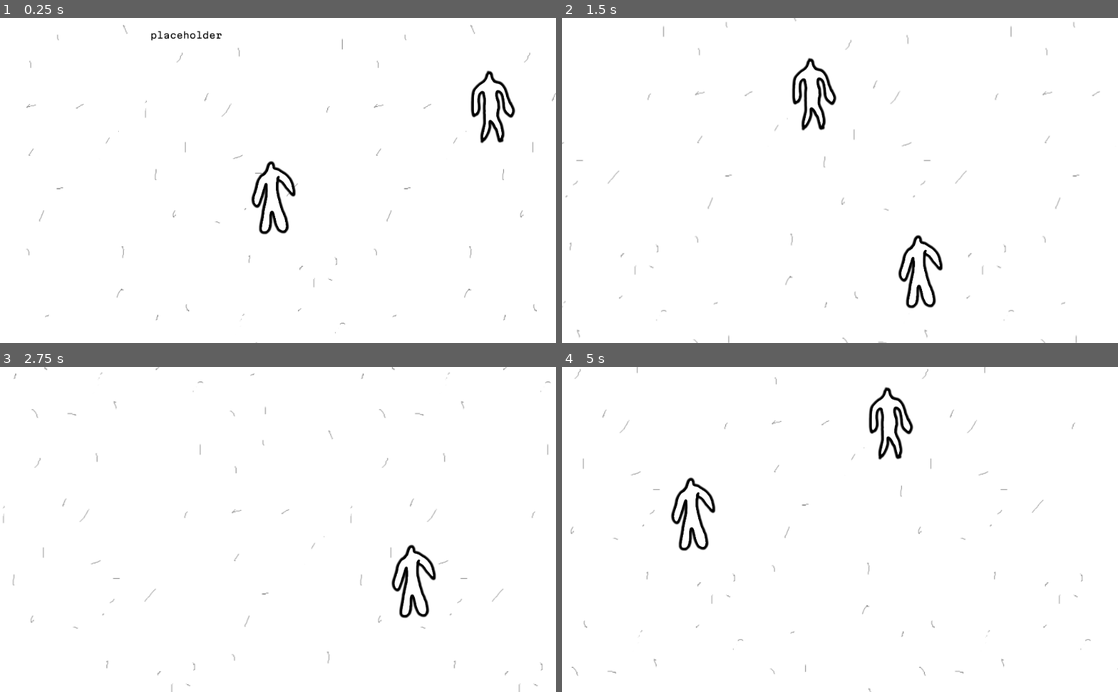
Above: before the commit, frames 1-4 (two rows, left to right).
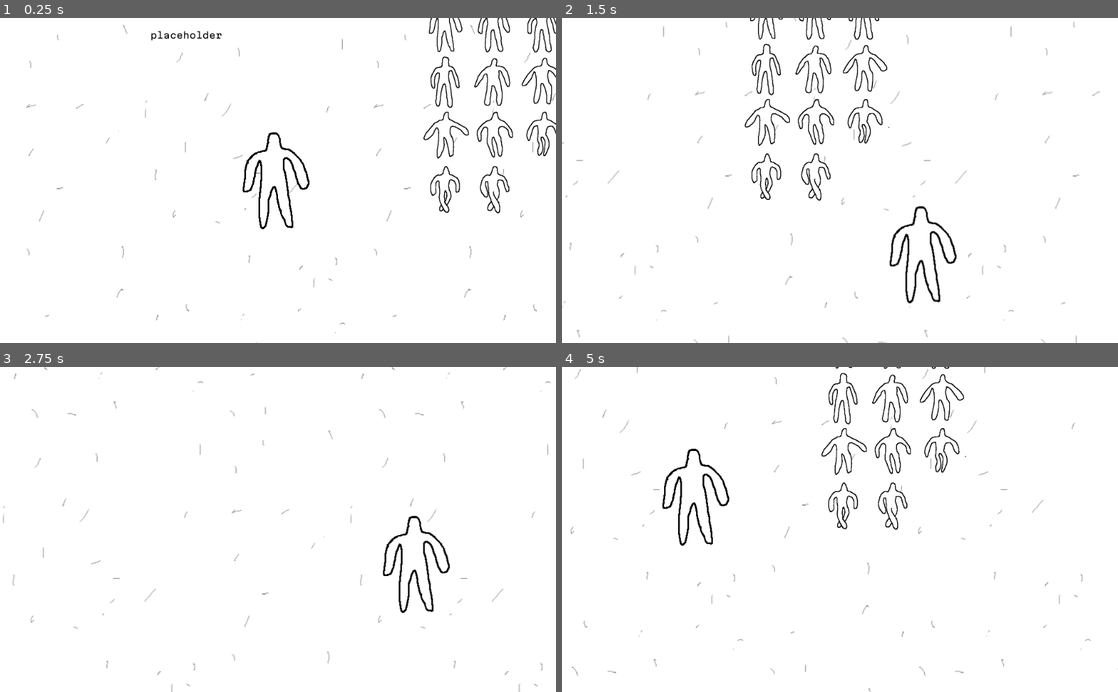
Above: after the commit, the same moments.

Repository: glitchcore/summon_55
Game: Godot game, scene res://Game.tscn
Same seed, same stepped clock (60 frames per second), same inputs: the game is played once before the commit and once after it.
Inputs (mouse positions are in pixels of both pictures, inside the frame that each line leads up to):
- Up to frame 1 (0.25 s): no input
- Up to frame 2 (1.5 s): tap Enter at 0.5 s; move the mouse to (962, 164) at 0.52 s; hold Right (ui_right) 0.53-1.28 s; move the mouse to (728, 196) at 1.27 s; hold Down (ui_down) from 1.28 s (still down)
- Up to frame 3 (2.75 s): move the mouse to (333, 458) at 2.02 s; release Down (ui_down) at 2.03 s; hold Right (ui_right) from 2.03 s (still down)
- Up to frame 4 (5 s): move the mouse to (812, 594) at 2.77 s; release Right (ui_right) at 2.78 s; hold Up (ui_up) 2.78-3.53 s; move the mouse to (1006, 578) at 3.52 s; hold Left (ui_left) from 3.53 s (still down); move the mouse to (673, 480) at 4.27 s

The runs differ from the first frame. In frame 1, 3.6% of the frame differs, in the area x 43-100%, y 0-67%; in frame 2, 3.5%; in frame 3, 1.2%; in frame 4, 3.2%.

Commit message:
player animation

Diff:
--- a/Man.gd
+++ b/Man.gd
@@ -7,11 +7,5 @@
 func _ready() -> void:
 	var _r = self.connect("player_collide", game, "on_PlayerCollide")
 
-# Called every frame. 'delta' is the elapsed time since the previous frame.
-#func _process(delta: float) -> void:
-#	pass
-
-
-
 func _on_Area2D_body_entered(body: Node) -> void:
 	emit_signal("player_collide", Vector2(), "example")
--- a/Player.tscn
+++ b/Player.tscn
@@ -1,19 +1,44 @@
-[gd_scene load_steps=4 format=2]
+[gd_scene load_steps=6 format=2]
 
-[ext_resource path="res://sprites/player.png" type="Texture" id=1]
 [ext_resource path="res://Player.gd" type="Script" id=2]
+[ext_resource path="res://sprites/man.png" type="Texture" id=3]
 
 [sub_resource type="RectangleShape2D" id=1]
 extents = Vector2( 42, 69.5 )
 
+[sub_resource type="Animation" id=2]
+resource_name = "Idle"
+length = 5.0
+loop = true
+tracks/0/type = "value"
+tracks/0/path = NodePath(".:frame")
+tracks/0/interp = 1
+tracks/0/loop_wrap = true
+tracks/0/imported = false
+tracks/0/enabled = true
+tracks/0/keys = {
+"times": PoolRealArray( 0, 0.2, 0.4, 0.6, 0.8, 1, 1.2, 1.4, 1.6, 1.8, 2, 2.2, 2.4, 2.6, 2.8, 3, 3.2, 3.4, 3.6, 3.8, 4, 4.2, 4.4, 4.6, 4.8 ),
+"transitions": PoolRealArray( 1, 1, 1, 1, 1, 1, 1, 1, 1, 1, 1, 1, 1, 1, 1, 1, 1, 1, 1, 1, 1, 1, 1, 1, 1 ),
+"update": 1,
+"values": [ 0, 1, 2, 3, 2, 3, 0, 2, 1, 0, 2, 1, 0, 2, 1, 3, 2, 1, 0, 1, 3, 2, 3, 0, 1 ]
+}
+
+[sub_resource type="Animation" id=3]
+length = 0.001
+tracks/0/type = "bezier"
+tracks/0/path = NodePath(".:frame")
+tracks/0/interp = 1
+tracks/0/loop_wrap = true
+tracks/0/imported = false
+tracks/0/enabled = true
+tracks/0/keys = {
+"points": PoolRealArray( 0, -0.25, 0, 0.25, 0 ),
+"times": PoolRealArray( 0 )
+}
+
 [node name="Player" type="KinematicBody2D"]
 position = Vector2( 8, -96 )
 script = ExtResource( 2 )
-
-[node name="Sprite" type="Sprite" parent="."]
-position = Vector2( -1, 36 )
-scale = Vector2( 0.5, 0.5 )
-texture = ExtResource( 1 )
 
 [node name="Camera2D" type="Camera2D" parent="."]
 current = true
@@ -28,3 +53,13 @@
 [node name="CollisionShape2D" type="CollisionShape2D" parent="."]
 position = Vector2( -9, 30.5 )
 shape = SubResource( 1 )
+
+[node name="Sprite" type="Sprite" parent="."]
+position = Vector2( -1, 0 )
+texture = ExtResource( 3 )
+hframes = 3
+vframes = 4
+
+[node name="PlayerAnimator" type="AnimationPlayer" parent="Sprite"]
+anims/Idle = SubResource( 2 )
+anims/RESET = SubResource( 3 )
Binary file changed: sprites/man.png
